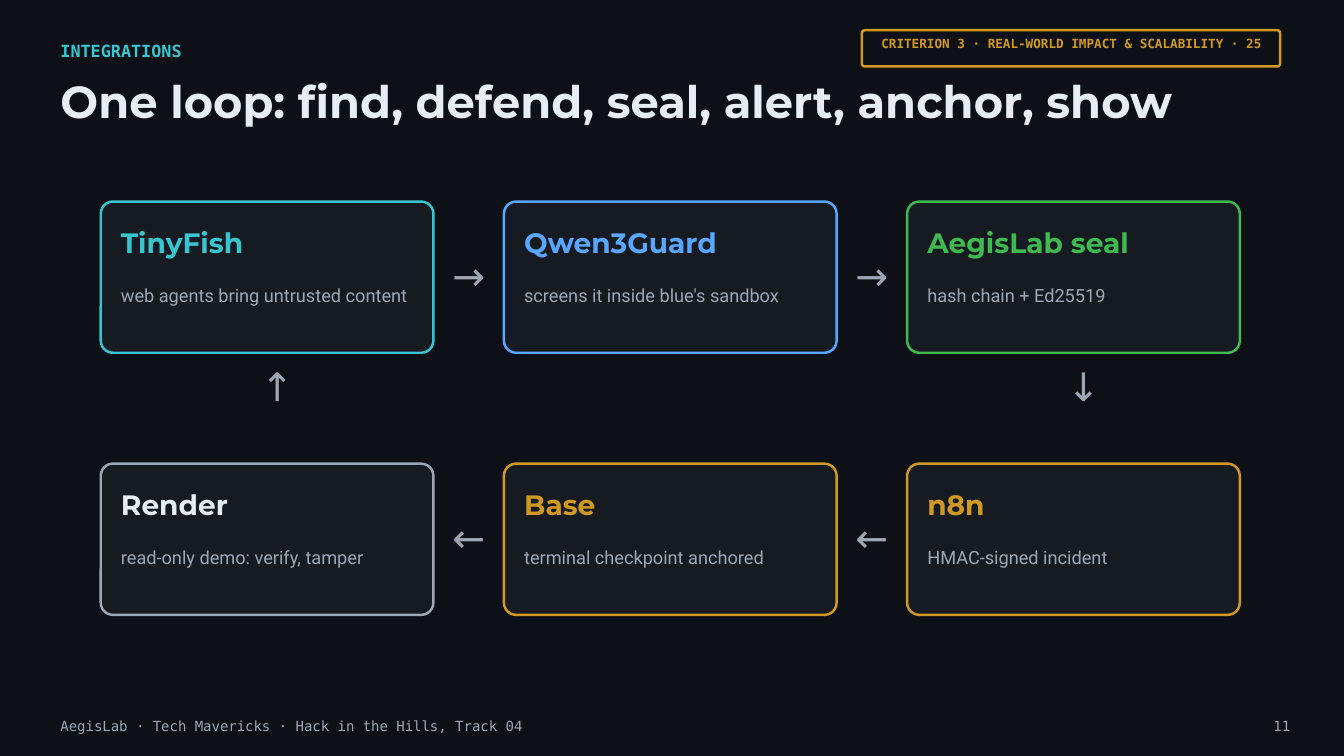
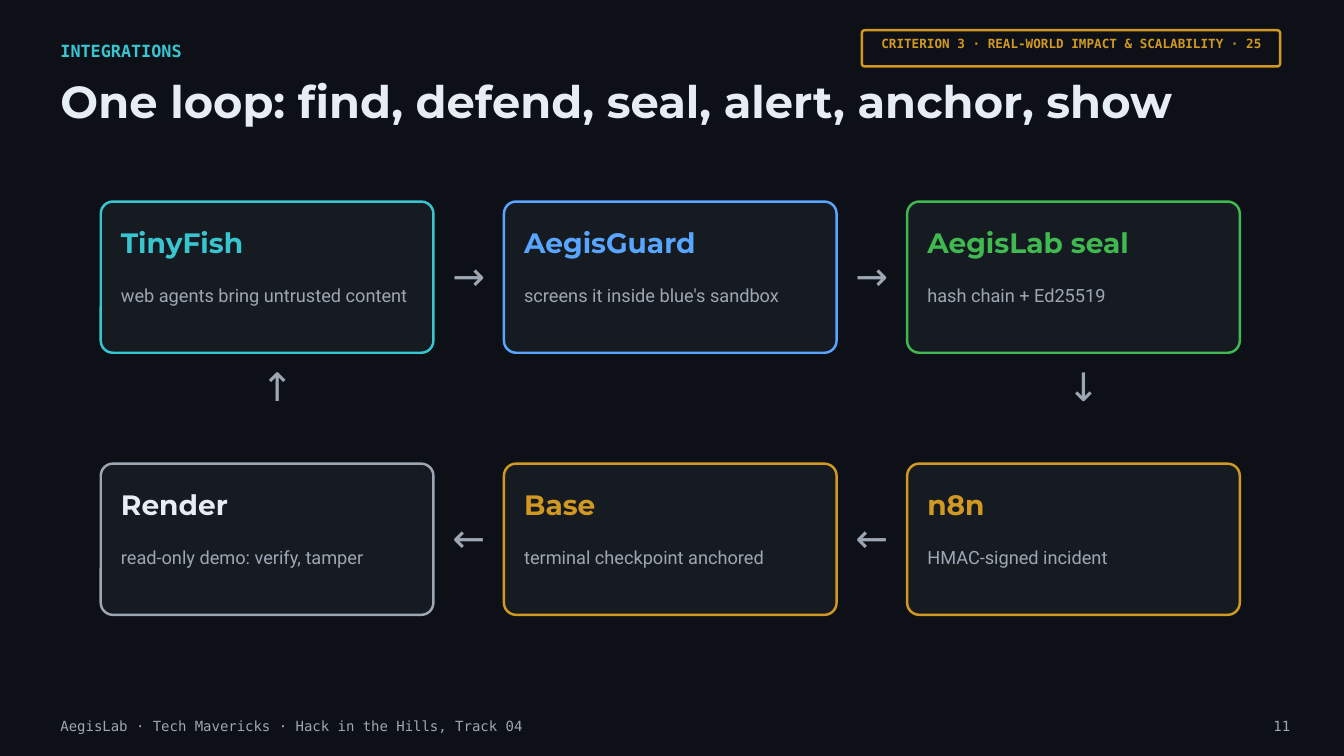
Before and after one commit to Invinciblx777/HIH, a slide deck: slide 11 of docs/pitch/AegisLab_Pitch.pptx. Drawn at 1344x756 pixels with LibreOffice and Linux fonts; fonts in the diff are those of the drawing. Boxes give left, top, right and bottom in pixels: in the first picture for what was removed or moved away, otherwise in the second. Text is boxed around its words. In the diff, an @@ line names an element or a change of style, - is before the commit and + after.

```diff
--- a/docs/pitch/AegisLab_Pitch.pptx
+++ b/docs/pitch/AegisLab_Pitch.pptx
@@ text at [524, 231, 695, 259]: text changed @@
-Qwen3Guard
+AegisGuard
```
Also in this commit, not shown: 4 other slides changed, 12 other files.
